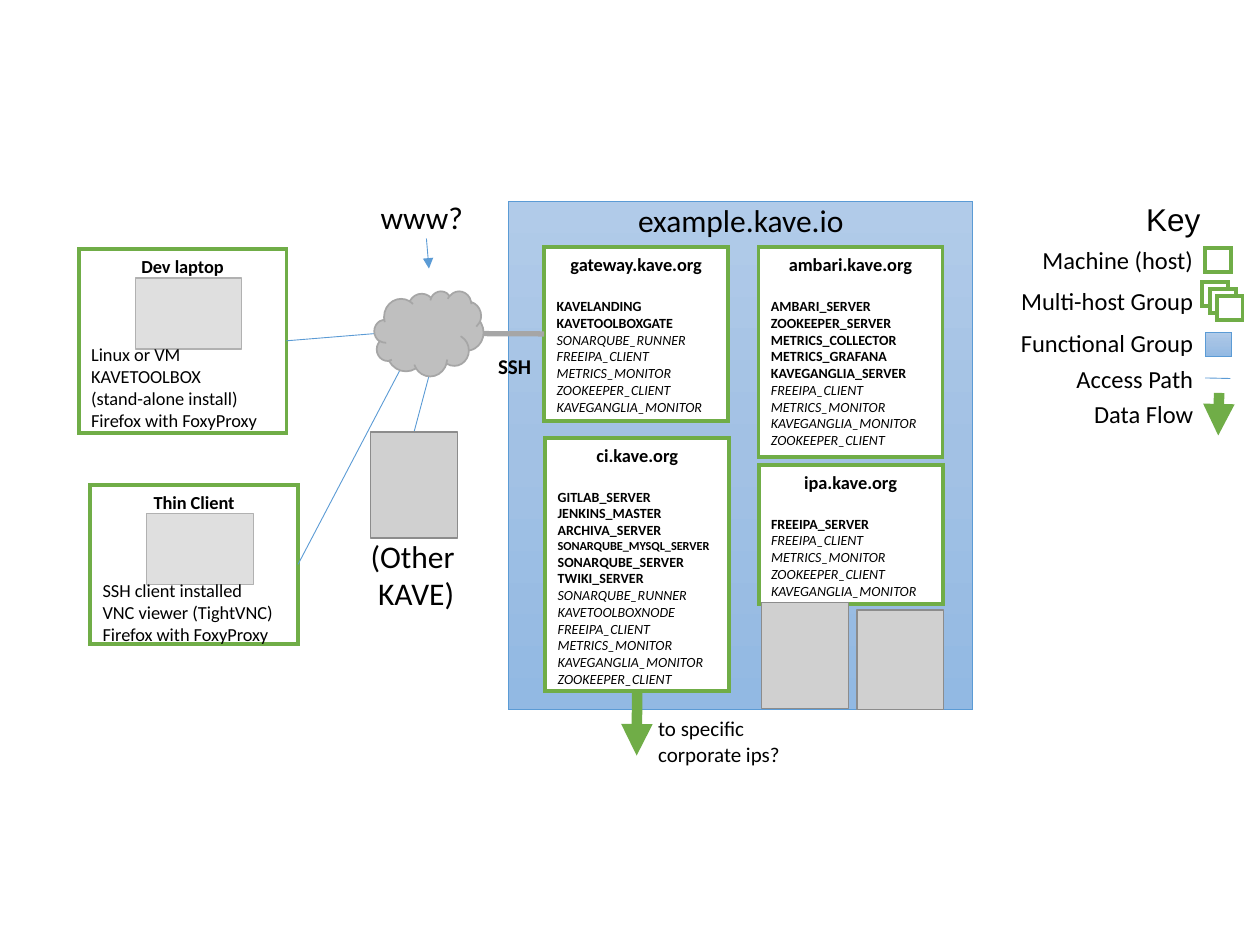
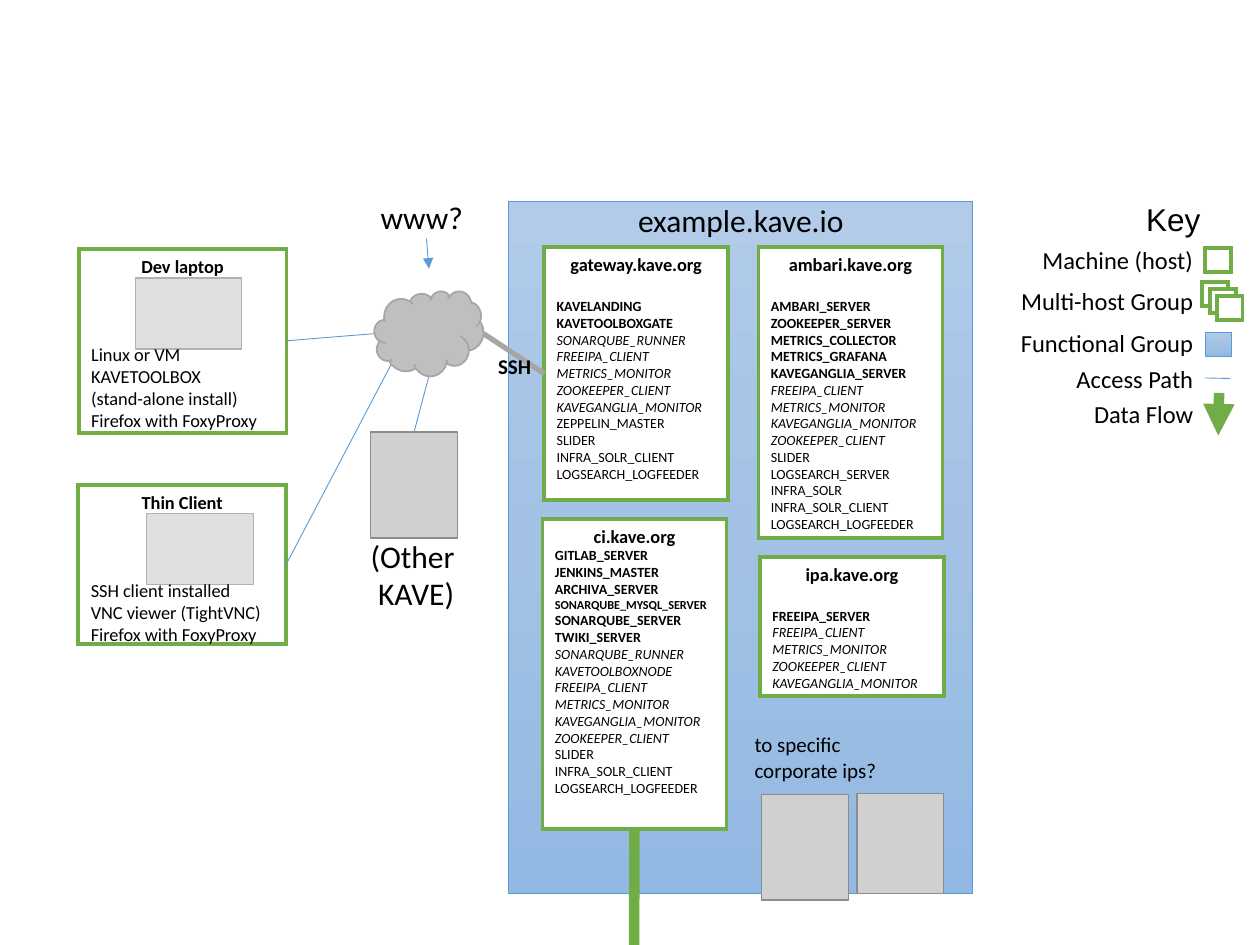
Before and after one commit to KaveIO/AmbariKave, a slide deck: slide 1 of Figs/KaveExamples.pptx. Drawn at 1260x945 pixels with LibreOffice and Linux fonts; fonts in the diff are those of the drawing; grey boxes stand for pictures. Boxes give left, top, right and bottom in pixels: in the first picture for what was removed or moved away, otherwise in the second. Text is boxed around its words. In the diff, an @@ line names an element or a change of style, - is before the commit and + after.

```diff
--- a/Figs/KaveExamples.pptx
+++ b/Figs/KaveExamples.pptx
@@ rectangle: place and size @@
-rectangle at bbox=[509, 202, 974, 709]
+rectangle at bbox=[509, 202, 974, 893]
@@ rectangle "gateway.kave.org": place and size @@
-rectangle "gateway.kave.org" at bbox=[544, 247, 728, 421]
+rectangle "gateway.kave.org" at bbox=[544, 247, 728, 500]
@@ rectangle "ambari.kave.org": place and size @@
-rectangle "ambari.kave.org" at bbox=[759, 247, 942, 457]
+rectangle "ambari.kave.org" at bbox=[759, 247, 942, 538]
@@ line moved from (297, 564) - (416, 340) to (286, 564) - (403, 340) @@
@@ line moved from (484, 334) - (544, 334) to (484, 334) - (544, 374) @@
@@ text in rectangle at bbox=[557, 419, 700, 481]: paragraphs added @@
+ZEPPELIN_MASTER
+SLIDER
+INFRA_SOLR_CLIENT
+LOGSEARCH_LOGFEEDER
@@ text in rectangle at bbox=[771, 453, 914, 531]: paragraphs added @@
+SLIDER
+LOGSEARCH_SERVER
+INFRA_SOLR
+INFRA_SOLR_CLIENT
+LOGSEARCH_LOGFEEDER
@@ rectangle "Thin Client": place and size @@
-rectangle "Thin Client" at bbox=[91, 485, 299, 645]
+rectangle "Thin Client" at bbox=[78, 485, 286, 645]
@@ rectangle "ci.kave.org": place and size @@
-rectangle "ci.kave.org" at bbox=[546, 438, 730, 692]
+rectangle "ci.kave.org" at bbox=[543, 519, 727, 829]
@@ rectangle "ipa.kave.org": place and size @@
-rectangle "ipa.kave.org" at bbox=[759, 465, 942, 605]
+rectangle "ipa.kave.org" at bbox=[760, 557, 944, 697]
@@ text "to specific": place and size @@
-text "to specific" at bbox=[658, 721, 780, 766]
+text "to specific" at bbox=[755, 737, 876, 782]
@@ text in rectangle at bbox=[555, 750, 698, 795]: paragraphs added @@
+SLIDER
+INFRA_SOLR_CLIENT
+LOGSEARCH_LOGFEEDER
@@ picture: place and size @@
-picture at bbox=[762, 602, 849, 708]
+picture at bbox=[762, 794, 849, 900]
@@ picture: place and size @@
-picture at bbox=[857, 610, 944, 709]
+picture at bbox=[857, 794, 944, 893]
@@ arrow moved from (638, 690) - (636, 756) to (635, 830) - (634, 945) @@
```
Also in this commit, not shown: 2 other slides changed, 4 other files.
